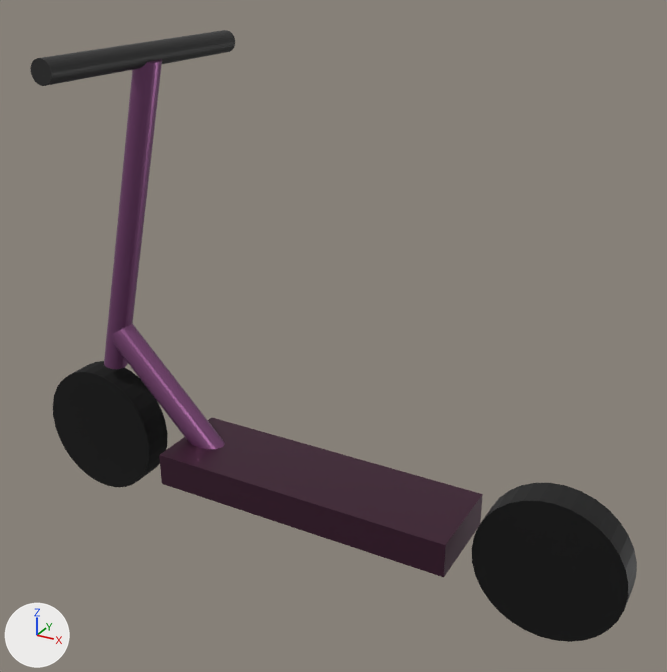
A saved change to the FBX model PROJECT/assets/3D_MODELS/BLENDER/patinete.fbx.
Both versions are drawn from a camera (50 mm lens) standing at (3.01, -3.56, 4.04) and looking at (1.02, 0.06, 2.22). Every picture has the same lights, and +X, +Y and +Z are marked at lower left. Where no turn or scale is listed for an object, it has been applied to the vertices.
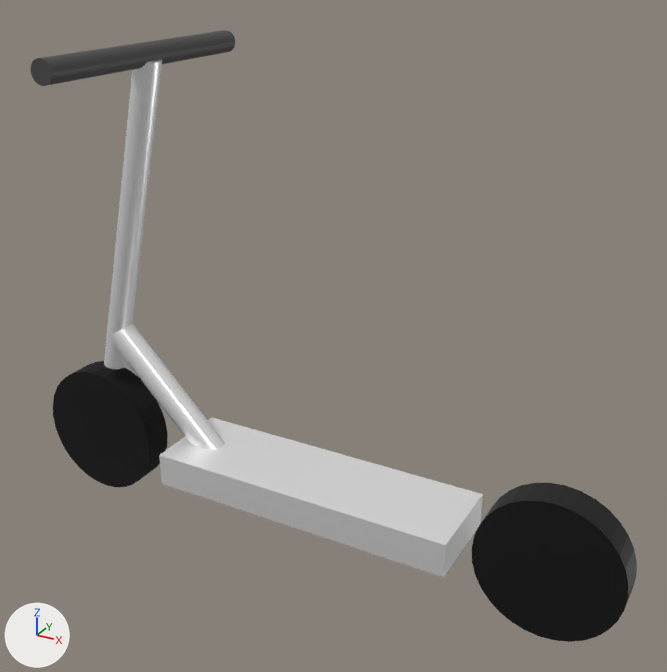
Where the change shows, as pixel boxes (x1, y1, x2, y2) in the pictures (667 x 672 px):
'Plane', recoloured (purple to white): (159, 418, 483, 577) in both
'Cylinder.003', recoloured (purple to white): (104, 59, 225, 449) in both

The edits, one by one:
Material 'Material.001' (mat_material_001) changes colour from purple #885282 to white #ffffff; in linear values from (0.247, 0.0843, 0.223) to (1.0, 1.0, 1.0).
Material 'Material.002' (mat_material_002) changes colour from dark purple #4d2b40 to white #ffffff; in linear values from (0.0742, 0.0242, 0.0513) to (1.0, 1.0, 1.0).
